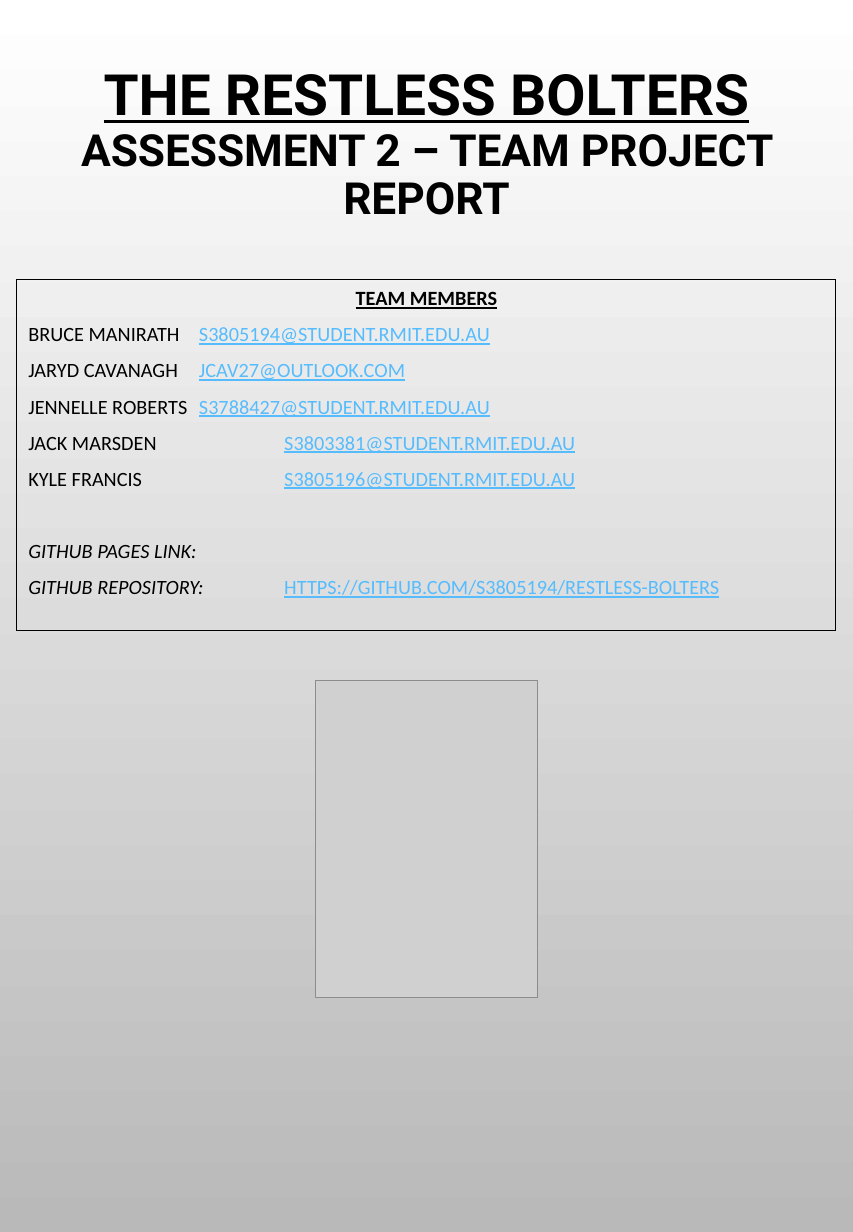
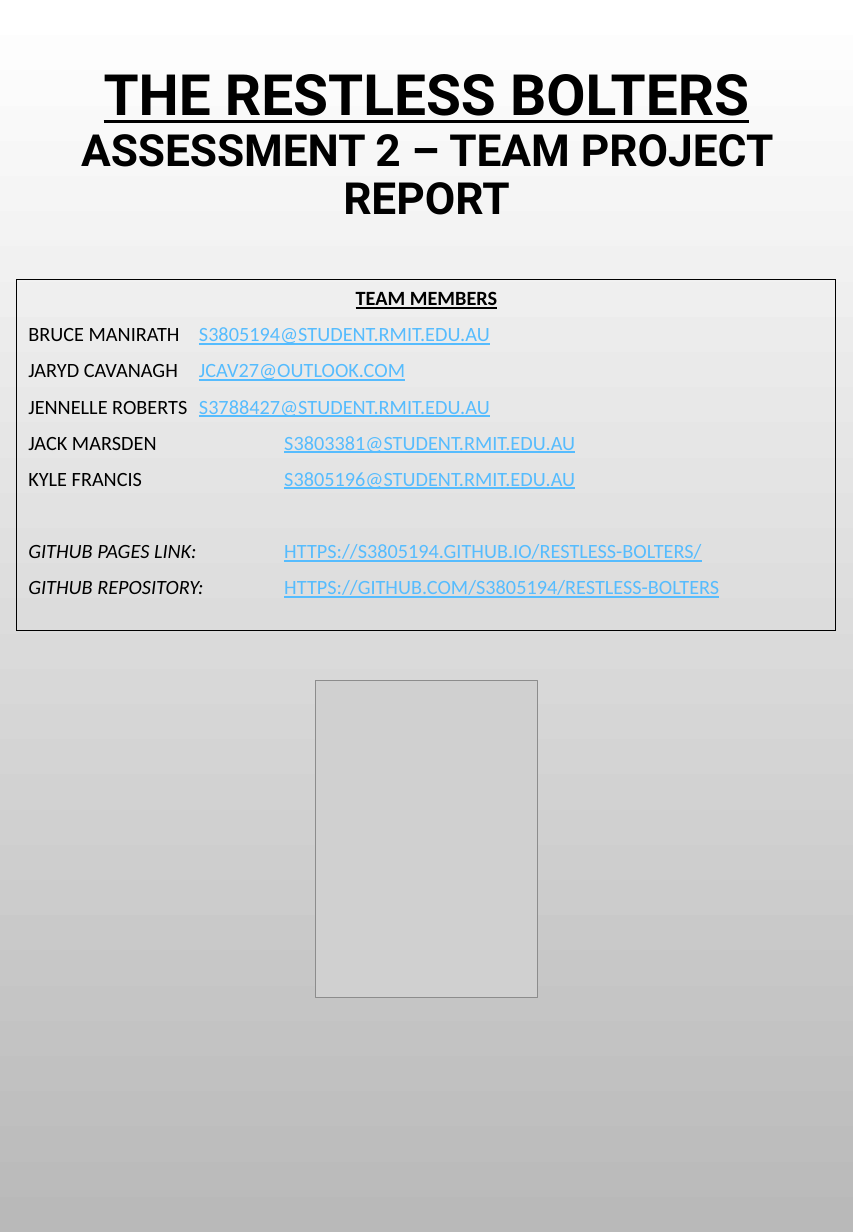
Before and after one commit to s3805194/Restless-Bolters, a slide deck: slide 1 of PORTRAIT The Restless Bolters Assessment Report .pptx. Drawn at 853x1232 pixels with LibreOffice and Linux fonts; fonts in the diff are those of the drawing; grey boxes stand for pictures; background and template pictures are left out. Boxes give left, top, right and bottom in pixels: in the first picture for what was removed or moved away, otherwise in the second. Text is boxed around its words. In the diff, an @@ line names an element or a change of style, - is before the commit and + after.

Commit message:
Update Pages link

```diff
--- a/PORTRAIT The Restless Bolters Assessment Report .pptx
+++ b/PORTRAIT The Restless Bolters Assessment Report .pptx
@@ subtitle at (28,544,701,562): text changed; text colour #000000 to #56BCFE; italic off @@
-GITHUB PAGES LINK:
+GITHUB PAGES LINK: HTTPS://S3805194.GITHUB.IO/RESTLESS-BOLTERS/
```
Also in this commit, not shown: 1 other slide changed.
